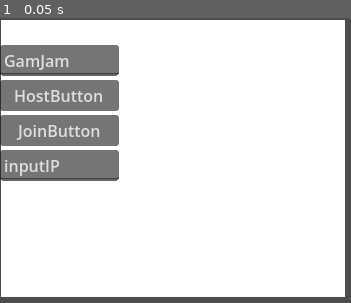
Above: before the commit, frame 1.
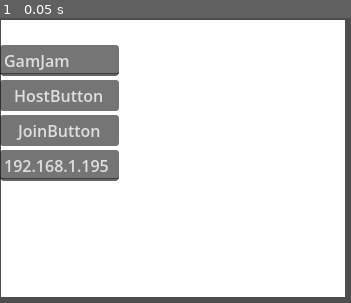
Above: after the commit, the same moment.

Repository: LeChenam/Mask
Game: Godot game, scene res://lobby.tscn
Same seed, same stepped clock (60 frames per second), same inputs: the game is played once before the commit and once after it.
Inputs:
- Up to frame 1 (0.05 s): no input

The runs differ from the first frame. In frame 1, 0.6% of the frame differs, in the area x 1-31%, y 49-56%.

Commit message:
test lanV2

Diff:
--- a/mask/lobby.tscn
+++ b/mask/lobby.tscn
@@ -44,7 +44,7 @@
 
 [node name="IPInput" type="LineEdit" parent="VBoxContainer" unique_id=1611102594]
 layout_mode = 2
-text = "inputIP"
+text = "192.168.1.195"
 
 [connection signal="pressed" from="VBoxContainer/HostButton" to="." method="_on_host_button_pressed"]
 [connection signal="pressed" from="VBoxContainer/JoinButton" to="." method="_on_join_button_pressed"]
--- a/mask/scripts/lobby.gd
+++ b/mask/scripts/lobby.gd
@@ -1,38 +1,47 @@
 extends Control
 
 const PORT = 42069
-# On ne met plus d'adresse par défaut ici pour permettre le LAN
-@onready var ip_input = $IPInput
+# On utilise le chemin corrigé vers ton LineEdit
+@onready var ip_input = $VBoxContainer/IPInput
 
 func _ready() -> void:
-	# Système de serveur automatique pour le premier PC lancé
+	# 1. On connecte les signaux RÉSEAU une seule fois ici
+	multiplayer.connected_to_server.connect(_on_connection_success)
+	multiplayer.connection_failed.connect(_on_connection_failed)
+
+	# 2. On tente de créer le serveur (Logique habituelle)
 	var peer = ENetMultiplayerPeer.new()
 	var error = peer.create_server(PORT)
 
 	if error == OK:
 		multiplayer.multiplayer_peer = peer
-		print("SERVEUR : Je suis l'hôte LAN. IP : 192.168.1.195")
+		print("SERVEUR : Lancé sur 192.168.1.195")
 		await get_tree().create_timer(0.1).timeout
 		get_tree().change_scene_to_file("res://world.tscn")
 	else:
-		# Si le port est déjà pris ou si on veut juste être client
-		print("MODE CLIENT : Prêt à entrer une IP pour rejoindre.")
+		print("MODE CLIENT : Prêt à rejoindre.")
 
 func _on_join_button_pressed() -> void:
-	# On récupère l'IP tapée dans le LineEdit
+	# On récupère l'IP (ex: 192.168.1.195)
 	var target_ip = ip_input.text
-
-	# Sécurité : si le champ est vide, on tente le local
 	if target_ip == "":
 		target_ip = "127.0.0.1"
 
+	print("Tentative de connexion vers : ", target_ip)
 	var peer = ENetMultiplayerPeer.new()
 	var error = peer.create_client(target_ip, PORT)
 
 	if error != OK:
-		print("ERREUR : Impossible d'initier la connexion vers " + target_ip)
+		print("Erreur de création du client : ", error)
 		return
 
 	multiplayer.multiplayer_peer = peer
-	print("CLIENT : Tentative de connexion vers " + target_ip + "...")
+
+# --- Fonctions de rappel (Callbacks) ---
+
+func _on_connection_success():
+	print("SUCCÈS : Connecté au serveur !")
 	get_tree().change_scene_to_file("res://world.tscn")
+
+func _on_connection_failed():
+	print("ÉCHEC : La connexion a échoué. Vérifiez l'IP ou le Pare-feu.")
